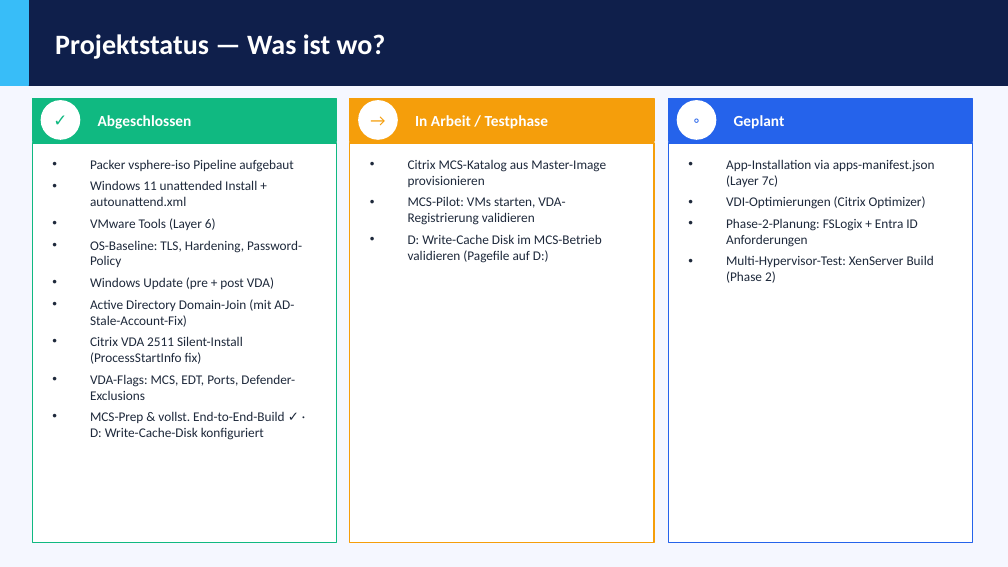
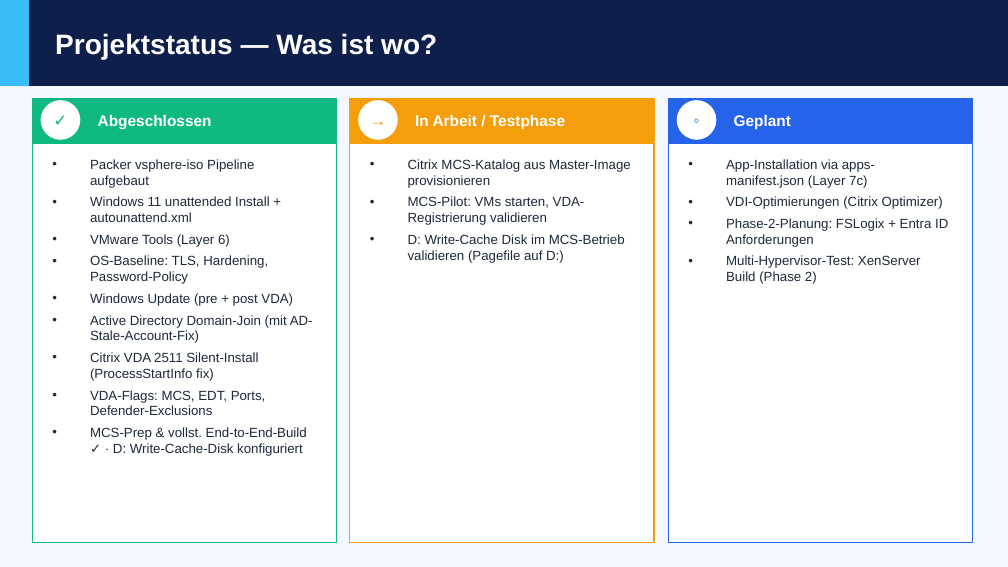
Before and after one commit to cyberms/VID, a slide deck: slide 7 of VID-Management-Praesentation-Phase1.pptx. Drawn at 1008x567 pixels with LibreOffice and Linux fonts; fonts in the diff are those of the drawing. Boxes give left, top, right and bottom in pixels: in the first picture for what was removed or moved away, otherwise in the second. Text is boxed around its words. In the diff, an @@ line names an element or a change of style, - is before the commit and + after.

```diff
--- a/VID-Management-Praesentation-Phase1.pptx
+++ b/VID-Management-Praesentation-Phase1.pptx
@@ font Calibri to Arial in 8 elements at (55,33,437,59), (98,115,212,129), (90,159,313,456), (415,115,565,129), (408,159,631,263), (734,115,791,129), (726,159,948,284), (359,101,397,139) @@
```
Also in this commit, not shown: 8 other slides changed, 2 other files.
